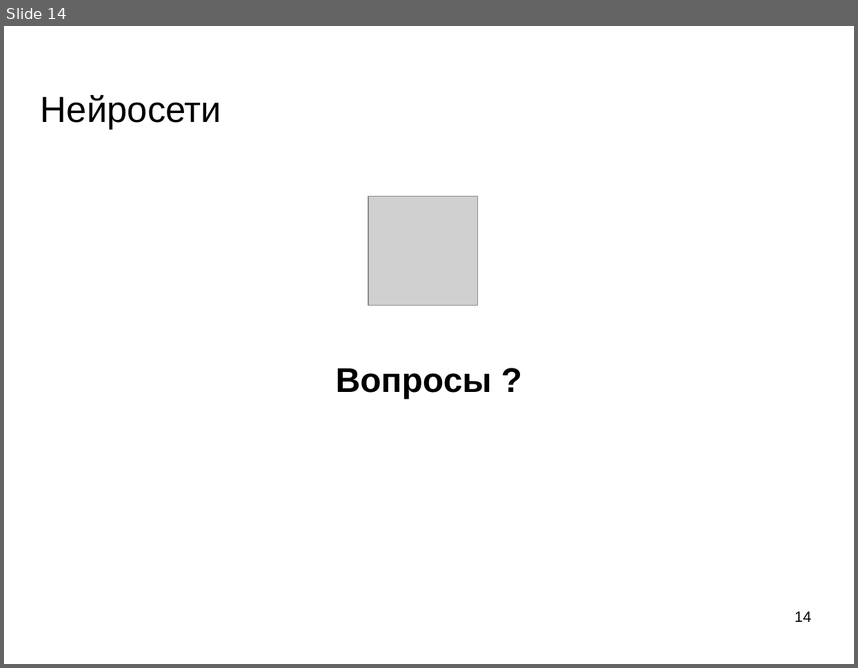
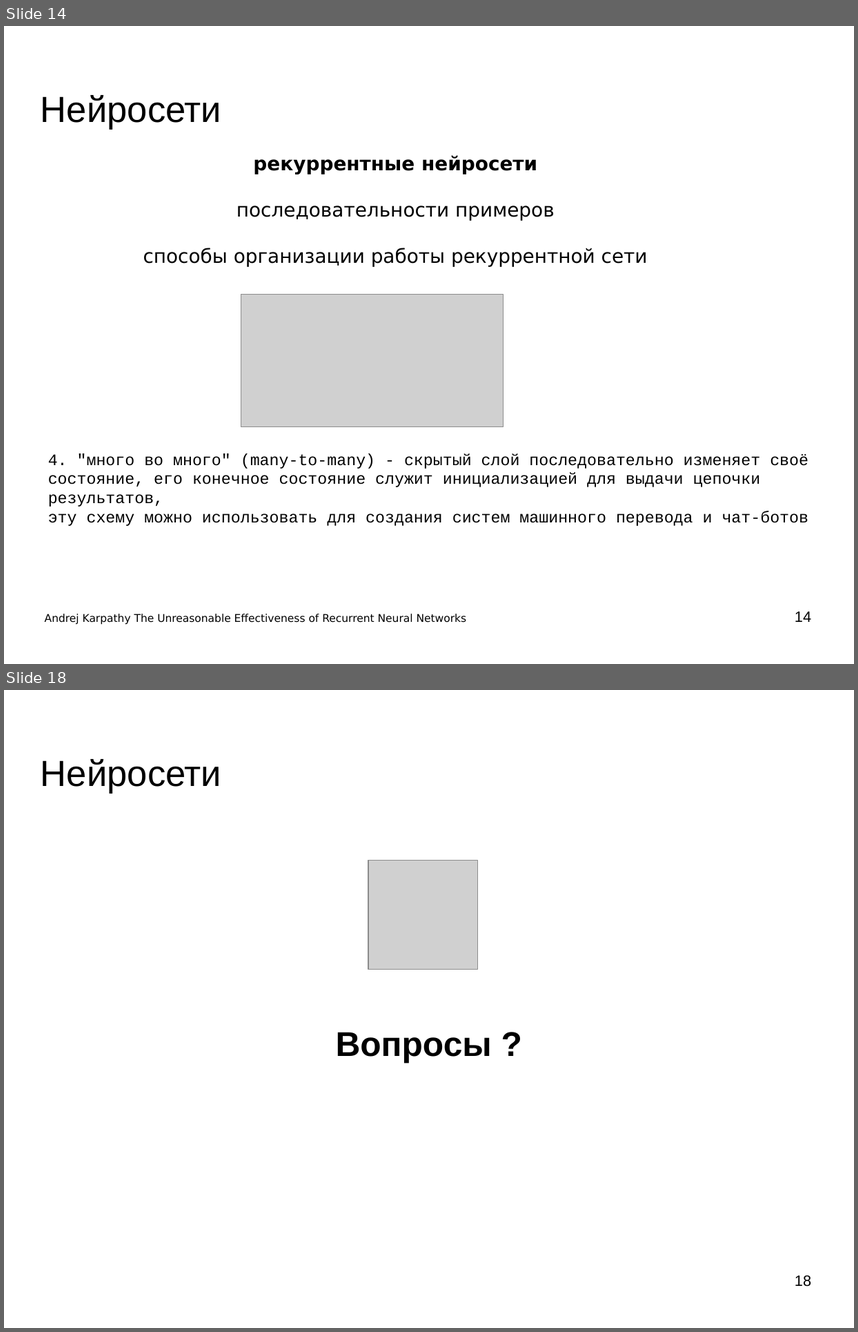
Before and after one commit to mechanoid5/ml_lectorium_legacy, a slide deck: 18-recurrent-ann.odp. Shown one above the other, each under a label of ours: slide 14 before the commit, slides 14 and 18 after it; the slides between them are not shown. The pictures are 858x668 and 858x1332 pixels, drawn with LibreOffice and Linux fonts; fonts in the diff are those of the drawing; grey boxes stand for pictures; background and template pictures are left out. Boxes give left, top, right and bottom in pixels: in the first picture for what was removed or moved away, otherwise in the second. Text is boxed around its words. In the diff, an @@ line names an element or a change of style, - is before the commit and + after.

```diff
--- a/18-recurrent-ann.odp
+++ b/18-recurrent-ann.odp
@@ slide 14 added at (4,26,854,664), background picture (left out) @@
@@ title added at (41,95,221,129), 33.9 pt, text #000000 @@
+Нейросети
@@ text added at (143,155,648,267), 18 pt, text #000000 @@
+рекуррентные нейросети
+последовательности примеров
+способы организации работы рекуррентной сети
@@ picture added at (241,294,504,427) @@
@@ text added at (48,453,809,526), 15 pt, text #000000 @@
+4. "много во много" (many-to-many) - скрытый слой последовательно изменяет своё состояние, его конечное состояние служит инициализацией для выдачи цепочки результатов,
+эту схему можно использовать для создания систем машинного перевода и чат-ботов
@@ text added at (45,613,467,624), 10 pt, text #000000 @@
+Andrej Karpathy The Unreasonable Effectiveness of Recurrent Neural Networks
@@ page number added at (795,611,811,621), 14 pt, text #000000 @@
+14
@@ what was slide 14 is now slide 18 @@
@@ page number at (795,1275,811,1286): text changed @@
-14
+18
```
Also in this commit, not shown: 3 slides changed, 6 other slides added, 3 slides removed.
